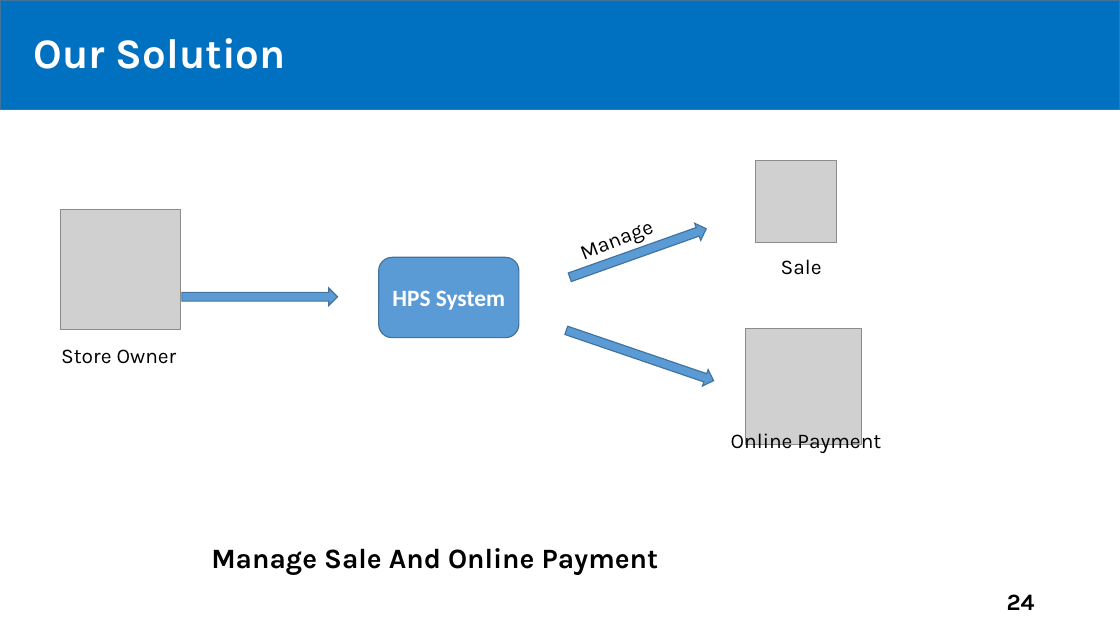
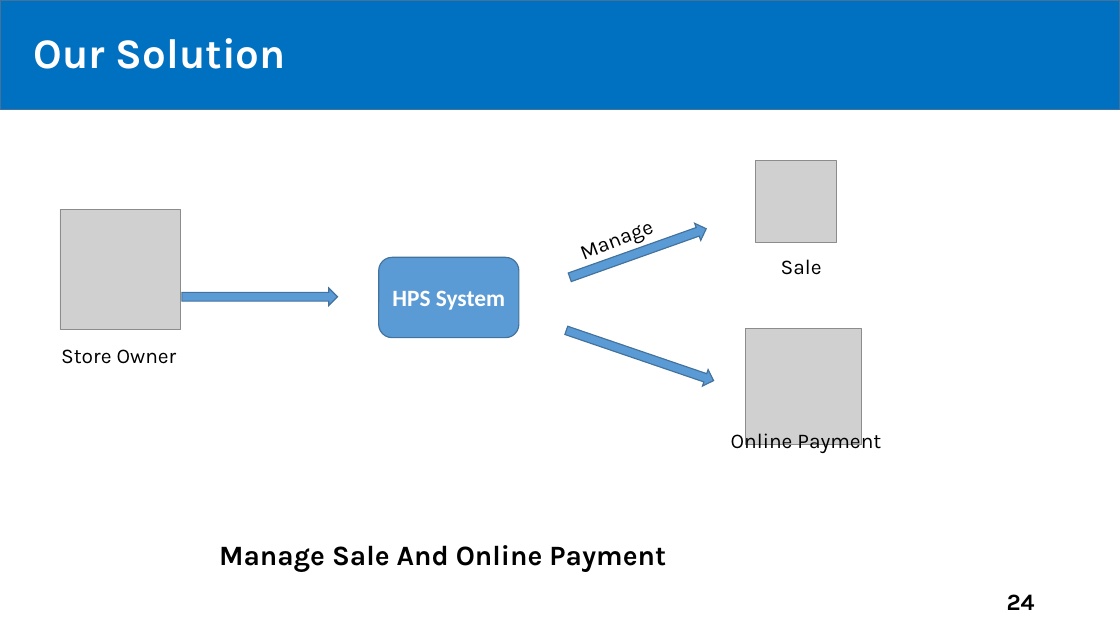
Before and after one commit to tiendan3108/CP, a slide deck: slide 24 of Source/Presentation/PreFinalPresentation.pptx. Drawn at 1120x630 pixels with LibreOffice and Linux fonts; fonts in the diff are those of the drawing; grey boxes stand for pictures. Boxes give left, top, right and bottom in pixels: in the first picture for what was removed or moved away, otherwise in the second. Text is boxed around its words. In the diff, an @@ line names an element or a change of style, - is before the commit and + after.

Commit message:
update

```diff
--- a/Source/Presentation/PreFinalPresentation.pptx
+++ b/Source/Presentation/PreFinalPresentation.pptx
@@ text "Manage Sale And Online Payment": place and size @@
-text "Manage Sale And Online Payment" at <box>211,548,659,575</box>
+text "Manage Sale And Online Payment" at <box>219,545,666,572</box>
```
Also in this commit, not shown: 1 other slide changed, 4 slides added.
